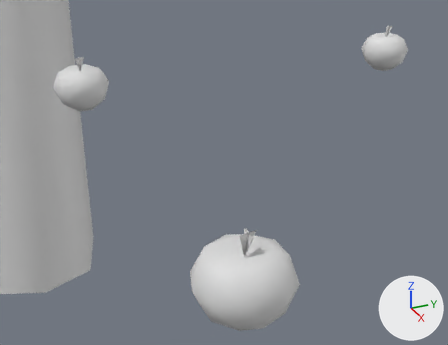
A saved change to the Blender file PonyGame/Assets/Imports/AppleTrees.blend.
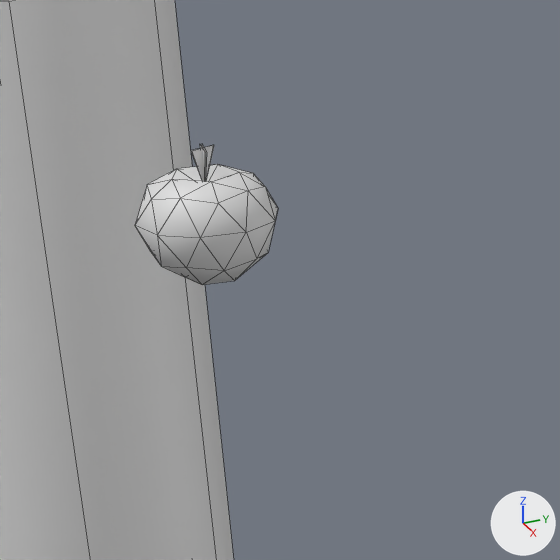
Each version appears first from a 50 mm camera at (1.635, -0.315, 0.473) aimed at (0.247, 0.309, -0.221), and next in a close-up on the part from 0% to 49% of the width and 0% to 64% of the height. Arrows for +X, +Y and +Z are at lower right; the lights stay in place. The close-ups show mesh edges as thin lines.

In view in the first close-up: 'AppleTreeHQ1', 'RedApple'.
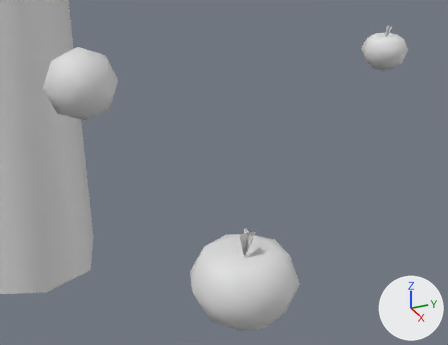
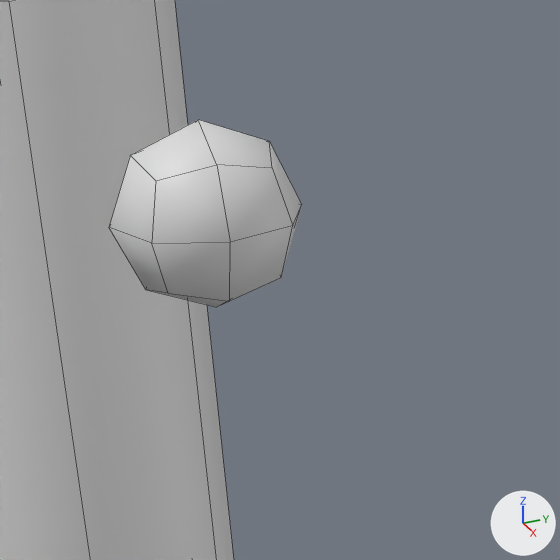
The change, as a list of edits to the scene's bpy script:
```text
Add me_cube:
    me_cube.from_pydata(...)  # 26 vertices, 24 faces; spans x -0.102..0.102, y -0.102..0.102, z -0.107..0.097
    me_cube.polygons.foreach_set('use_smooth', [True] * 24)
Add ob_applemagic:
    ob_applemagic = bpy.data.objects.new('AppleMagic', me_cube)
    ob_applemagic.location = (0.0, 0.0, 0.0)
```

Changed parts and their boxes [x1, y1, x2, y2] in the close-ups (560 x 560 px):
'AppleMagic', added
    after: [109, 120, 302, 307]
'RedApple', unchanged, covered by the edit
    before: [135, 145, 278, 285]
